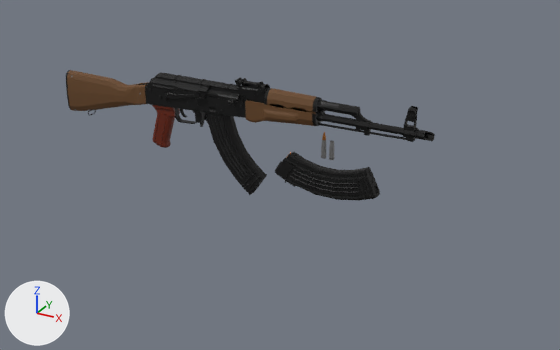
The glTF model assets/models/low-poly_akm.glb, before and after one commit.
The view is the same before and after, from a 50 mm camera at (9.26, -13.18, 5.32) aimed at (1.96, 0.1, -1.32). Every picture has the same lights, and +X, +Y and +Z are marked at lower left. The older version comes first. Where no turn or scale is listed for an object, it has been applied to the vertices.
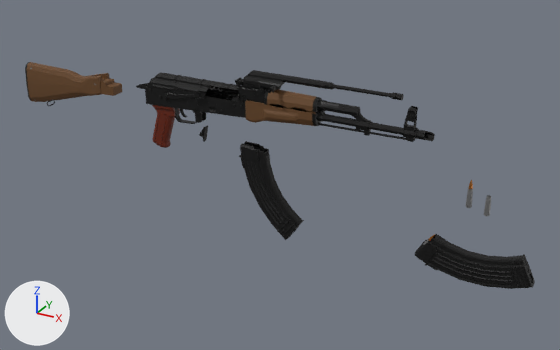
Changed parts and their boxes [x1, y1, x2, y2] in the pictures (560 x 350 px):
'Object_38', moved
    before: [275, 152, 380, 200]
    after: [415, 234, 535, 289]
'Object_36', moved
    before: [205, 112, 267, 195]
    after: [239, 141, 304, 240]
'Object_6', moved
    before: [67, 70, 149, 111]
    after: [26, 62, 122, 102]
'Object_26', moved
    before: [205, 86, 239, 105]
    after: [241, 70, 404, 100]
'Object_30', moved
    before: [329, 141, 334, 160]
    after: [484, 195, 491, 216]
'Object_33', moved
    before: [321, 140, 326, 159]
    after: [466, 188, 473, 208]
'Object_7', moved
    before: [66, 70, 96, 116]
    after: [25, 62, 55, 106]
'Object_19', moved
    before: [198, 112, 205, 127]
    after: [199, 126, 208, 142]
'Object_34', moved
    before: [322, 132, 326, 140]
    after: [469, 180, 473, 189]

Edits to the bpy script that builds the scene:
```text
Change ob_object_6:
    ob_object_6.location: (-1.3, 0.0, 0.02) -> (-2.59, 0.0, 0.04)
Change ob_object_7:
    ob_object_7.location: (-1.3, 0.0, 0.02) -> (-2.59, 0.0, 0.04)
Change ob_object_19:
    ob_object_19.location: (0.06, 0.0, -0.33) -> (0.11, 0.0, -0.66)
Change ob_object_36:
    ob_object_36.location: (0.89, 0.0, -0.88) -> (1.78, 0.0, -1.75)
Change ob_object_38:
    ob_object_38.location: (3.17, 0.0, -1.12) -> (6.33, 0.0, -2.24)
Change ob_object_39:
    ob_object_39.location: (3.17, 0.0, -1.12) -> (6.33, 0.0, -2.24)
Change ob_object_30:
    ob_object_30.location: (3.2, 0.0, -0.48) -> (6.4, 0.0, -0.97)
Change ob_object_33:
    ob_object_33.location: (3.02, 0.0, -0.4) -> (6.04, 0.0, -0.8)
Change ob_object_34:
    ob_object_34.location: (3.02, 0.0, -0.4) -> (6.04, 0.0, -0.8)
Change ob_object_26:
    ob_object_26.location: (1.0, 0.0, 0.42) -> (2.0, 0.0, 0.85)
```
